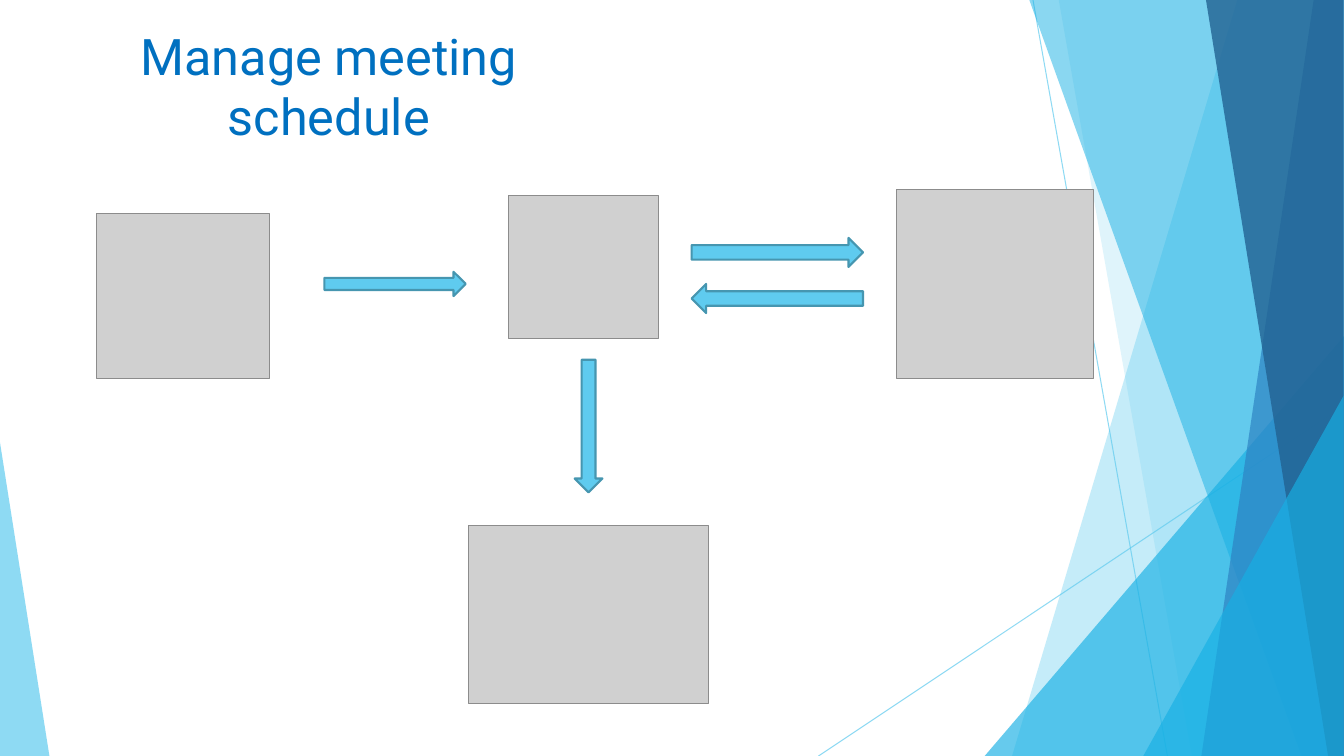
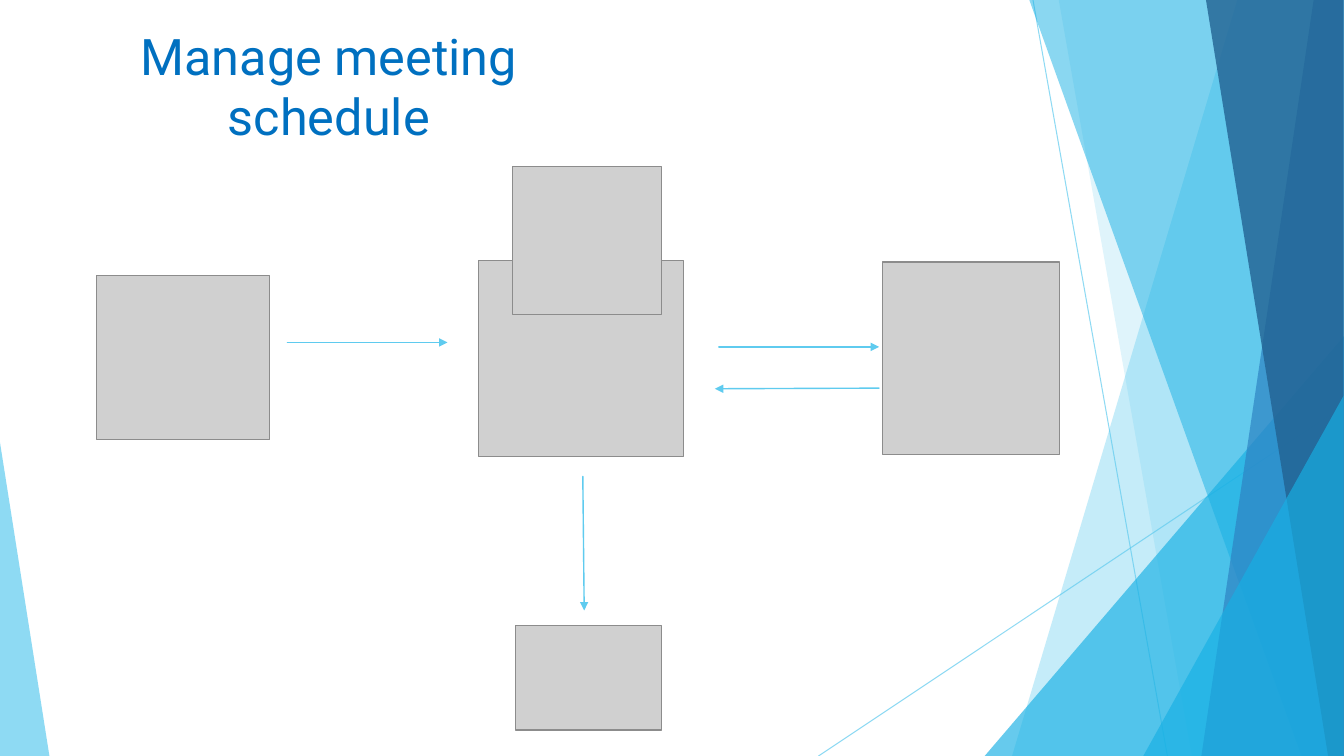
Before and after one commit to linhmimoza/Hospital_PortalExtra, a slide deck: slide 18 of Hospital.pptx. Drawn at 1344x756 pixels with LibreOffice and Linux fonts; fonts in the diff are those of the drawing; grey boxes stand for pictures. Boxes give left, top, right and bottom in pixels: in the first picture for what was removed or moved away, otherwise in the second. Text is boxed around its words. In the diff, an @@ line names an element or a change of style, - is before the commit and + after.

```diff
--- a/Hospital.pptx
+++ b/Hospital.pptx
@@ picture added at (512, 166, 661, 316) @@
@@ right arrow removed at (692, 238, 863, 267) @@
@@ picture: place and size @@
-picture at (508, 196, 658, 339)
+picture at (479, 260, 685, 456)
@@ picture: place and size @@
-picture at (896, 190, 1094, 378)
+picture at (882, 262, 1060, 455)
@@ picture: place and size @@
-picture at (97, 214, 270, 378)
+picture at (97, 275, 270, 440)
@@ right arrow removed at (325, 272, 466, 296) @@
@@ right arrow removed at (692, 284, 863, 314) @@
@@ arrow added from (287, 343) to (448, 343), #5FCBEF 1 pt @@
@@ arrow added from (719, 347) to (879, 347), #5FCBEF 1 pt @@
@@ down arrow removed at (575, 360, 603, 493) @@
@@ arrow added from (879, 388) to (715, 389), #5FCBEF 1 pt @@
@@ arrow added from (583, 477) to (585, 611), #5FCBEF 1 pt @@
@@ picture removed at (469, 525, 709, 704) @@
@@ picture added at (515, 625, 660, 730) @@
```
Also in this commit, not shown: 5 other slides changed, 8 slides added, 3 slides removed, 4 other files.
